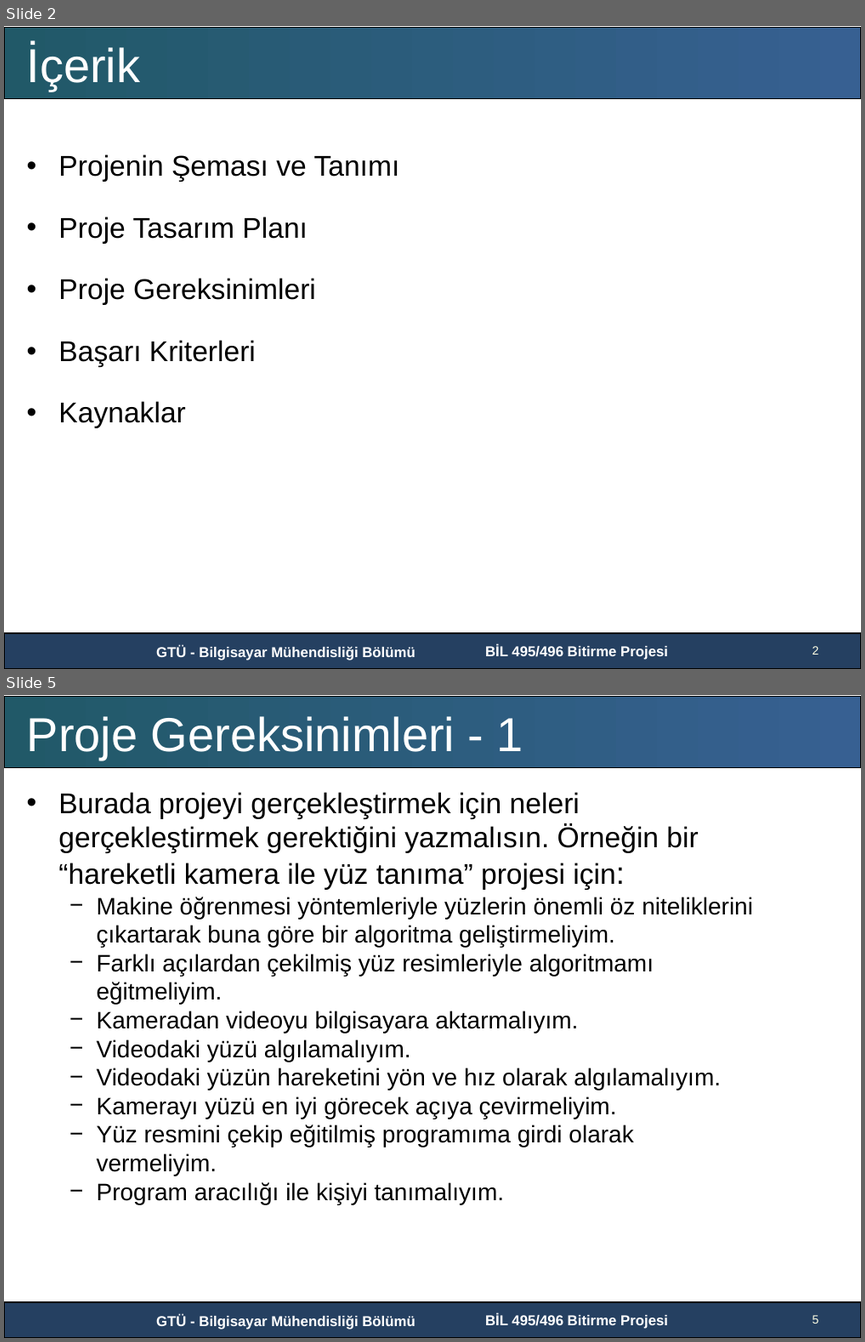
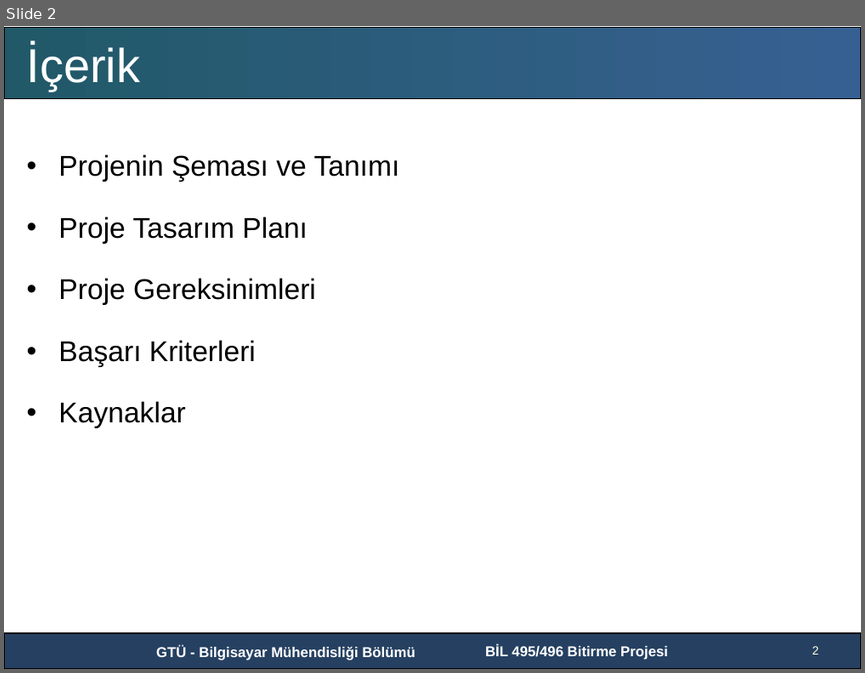
Before and after one commit to GTU-Projects/CSE496_Node2Vec_2018, a slide deck: Presentations/Presentation1.pptx. Shown one above the other, each under a label of ours: slides 2 and 5 before the commit, slide 2 after it; the slides between them are not shown. The pictures are 865x1342 and 865x673 pixels, drawn with LibreOffice and Linux fonts; fonts in the diff are those of the drawing; background and template pictures are left out. Boxes give left, top, right and bottom in pixels: in the first picture for what was removed or moved away, otherwise in the second. Text is boxed around its words. In the diff, an @@ line names an element or a change of style, - is before the commit and + after.

```diff
--- a/Presentations/Presentation1.pptx
+++ b/Presentations/Presentation1.pptx
@@ slide 5 removed at <box>4,695,861,1338</box>, background #FFFFFF; not listed: 4 template elements that a slide beside it also shows @@
@@ text removed at <box>27,716,523,759</box> @@
-Proje Gereksinimleri - 1
@@ text removed at <box>58,792,753,1204</box> @@
-• Burada projeyi gerçekleştirmek için neleri gerçekleştirmek gerektiğini yazmalısın. Örneğin bir “hareketli kamera ile yüz tanıma” projesi için:
-  − Makine öğrenmesi yöntemleriyle yüzlerin önemli öz niteliklerini çıkartarak buna göre bir algoritma geliştirmeliyim.
-  − Farklı açılardan çekilmiş yüz resimleriyle algoritmamı eğitmeliyim.
-  − Kameradan videoyu bilgisayara aktarmalıyım.
-  − Videodaki yüzü algılamalıyım.
-  − Videodaki yüzün hareketini yön ve hız olarak algılamalıyım.
-  − Kamerayı yüzü en iyi görecek açıya çevirmeliyim.
-  − Yüz resmini çekip eğitilmiş programıma girdi olarak vermeliyim.
-  − Program aracılığı ile kişiyi tanımalıyım.
@@ page number removed at <box>812,1315,819,1323</box> @@
-5
```
Also in this commit, not shown: 3 slides changed, 3 slides added, 2 other slides removed.
